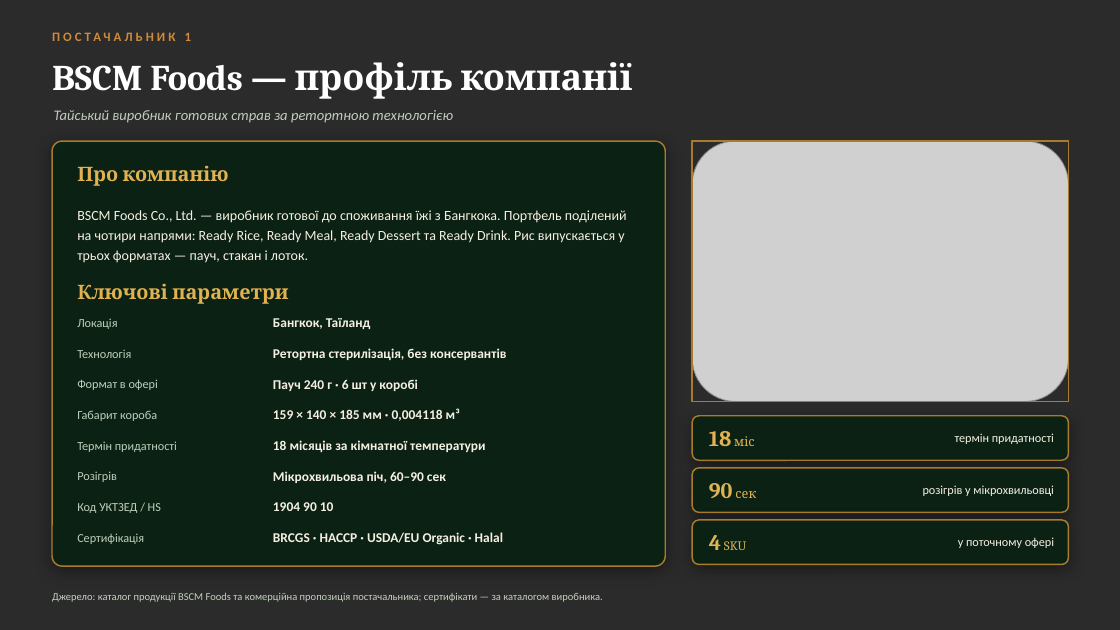
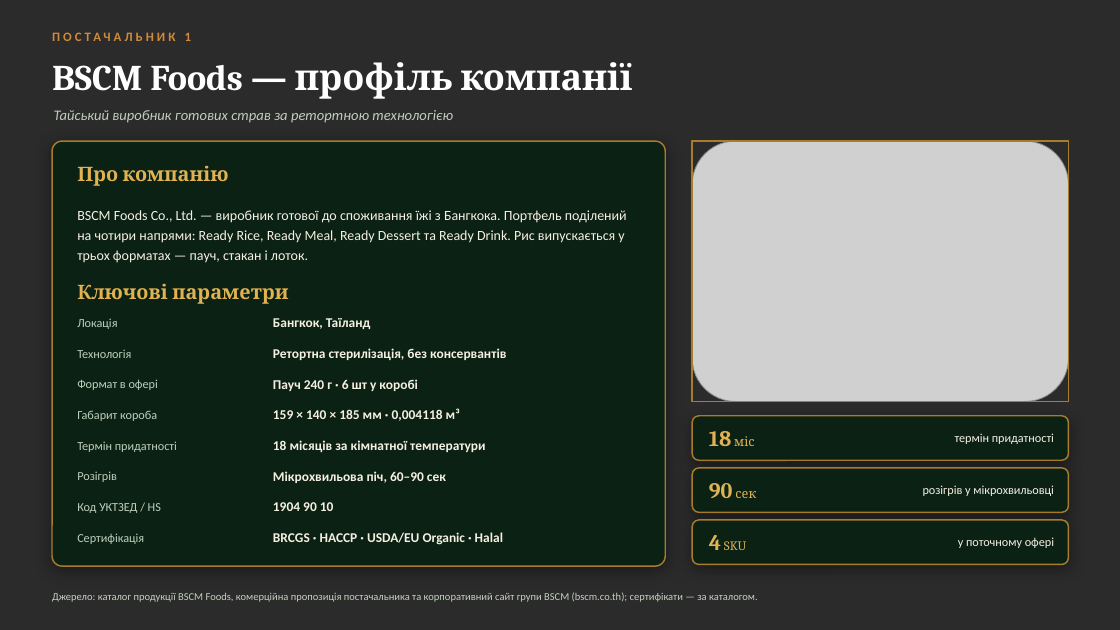
Before and after one commit to IllyaChaplygin/Chaplygin-Illya, a slide deck: slide 2 of RTE_Rice_Suppliers.pptx. Drawn at 1120x630 pixels with LibreOffice and Linux fonts; fonts in the diff are those of the drawing; grey boxes stand for pictures; background and template pictures are left out; a plain dark background stands for a picture behind light text. Boxes give left, top, right and bottom in pixels: in the first picture for what was removed or moved away, otherwise in the second. Text is boxed around its words. In the diff, an @@ line names an element or a change of style, - is before the commit and + after.

```diff
--- a/RTE_Rice_Suppliers.pptx
+++ b/RTE_Rice_Suppliers.pptx
@@ text at (52, 592, 758, 602): text changed @@
-Джерело: каталог продукції BSCM Foods та комерційна пропозиція постачальника; сертифікати — за каталогом виробника.
+Джерело: каталог продукції BSCM Foods, комерційна пропозиція постачальника та корпоративний сайт групи BSCM (bscm.co.th); сертифікати — за каталогом.
```
Also in this commit, not shown: 1 other slide changed, 1 other file.
